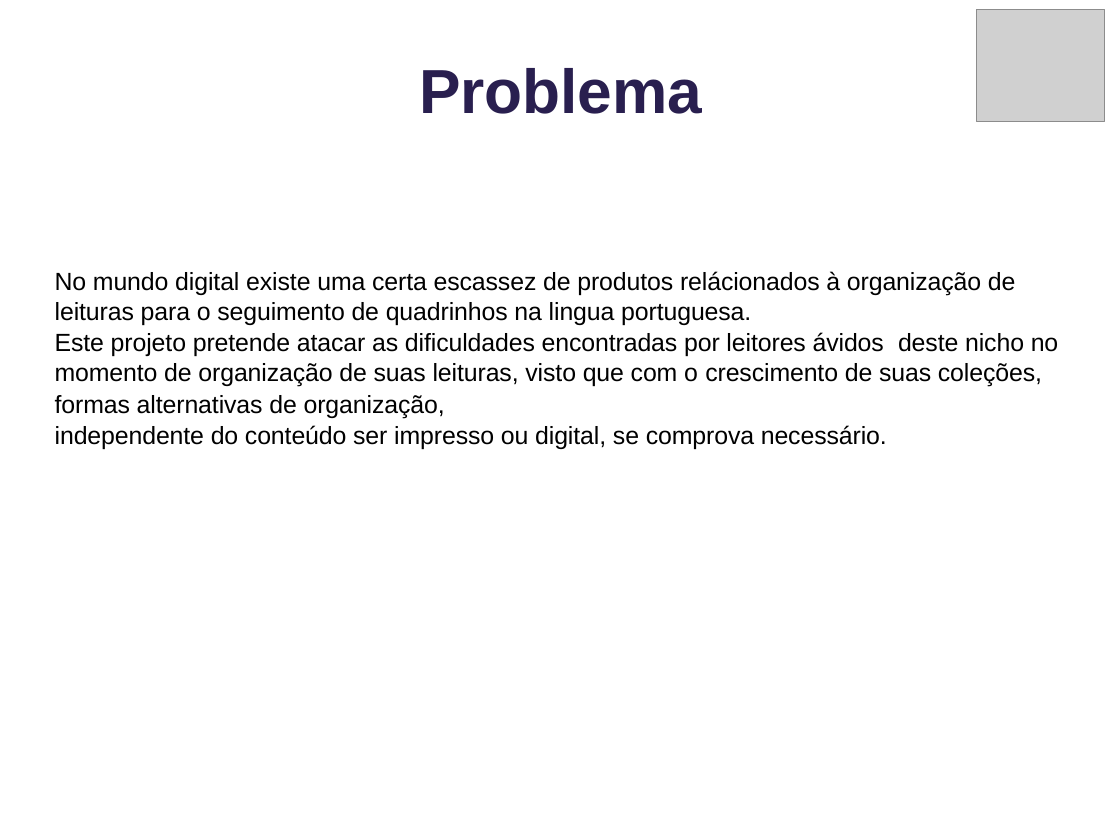
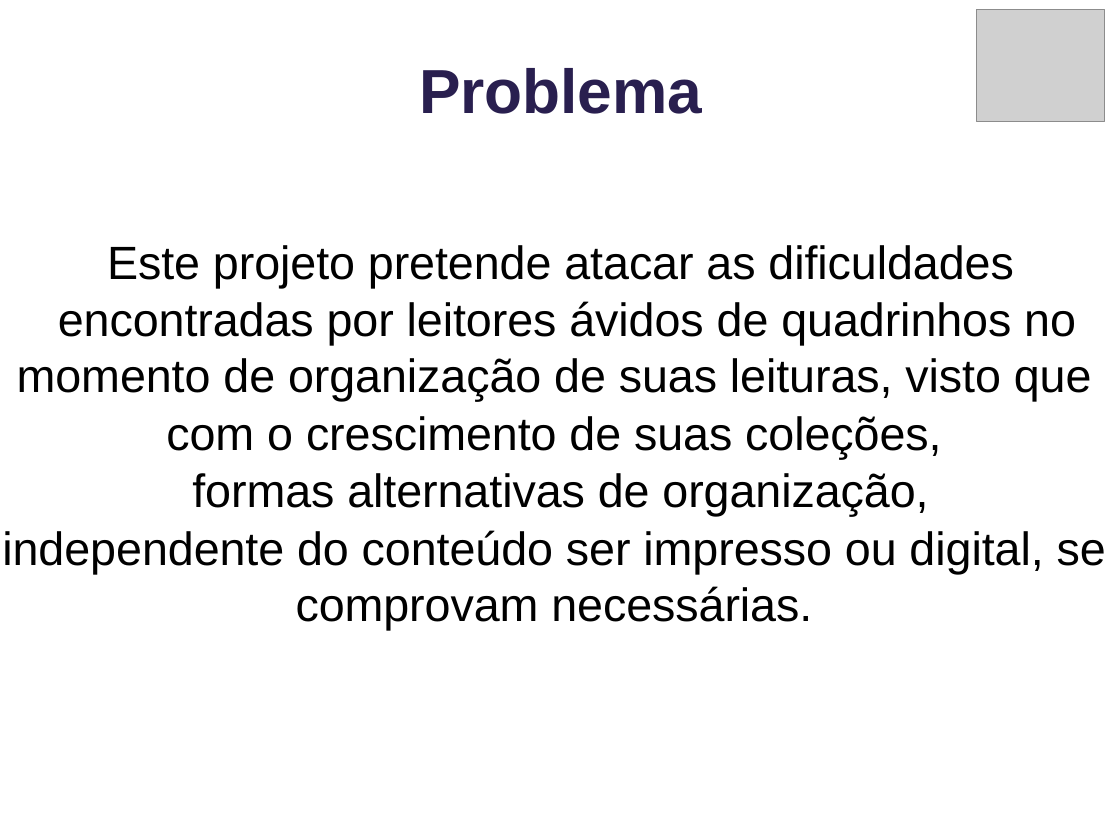
Before and after one commit to ICEI-PUC-Minas-PMV-ADS/pmv-ads-2023-2-e1-proj-web-t1-clube-do-quadrinho, a slide deck: slide 1 of apresentacao/Apresentação.pptx. Drawn at 1120x840 pixels with LibreOffice and Linux fonts; fonts in the diff are those of the drawing; grey boxes stand for pictures. Boxes give left, top, right and bottom in pixels: in the first picture for what was removed or moved away, otherwise in the second. Text is boxed around its words. In the diff, an @@ line names an element or a change of style, - is before the commit and + after.

```diff
--- a/apresentacao/Apresentação.pptx
+++ b/apresentacao/Apresentação.pptx
@@ text "Este projeto pretende atacar as ..." moved from (x1=55, y1=271, x2=1042, y2=449) to (x1=2, y1=245, x2=1106, y2=630) @@
@@ text at (x1=17, y1=245, x2=1092, y2=459): text changed; size 16 to 30 pt @@
-No mundo digital existe uma certa escassez de produtos relácionados à organização de leituras para o seguimento de quadrinhos na lingua portuguesa.
-Este projeto pretende atacar as dificuldades encontradas por leitores ávidos deste nicho nomomento de organização de suas leituras, visto que com o crescimento de suas coleções,
+Este projeto pretende atacar as dificuldades
+encontradas por leitores ávidos de quadrinhos no momento de organização de suas leituras, visto que
+com o crescimento de suas coleções,
@@ text at (x1=192, y1=473, x2=928, y2=517): size 16 to 30 pt in "formas alternativas de organização,"; alignment left to centre @@
@@ text at (x1=2, y1=530, x2=1106, y2=630): text changed; size 16 to 30 pt @@
-independente do conteúdo ser impresso ou digital, se comprova necessário.
+independente do conteúdo ser impresso ou digital, se comprovam necessárias.
```
Also in this commit, not shown: 2 other slides changed, 2 slides added, 1 other file.
